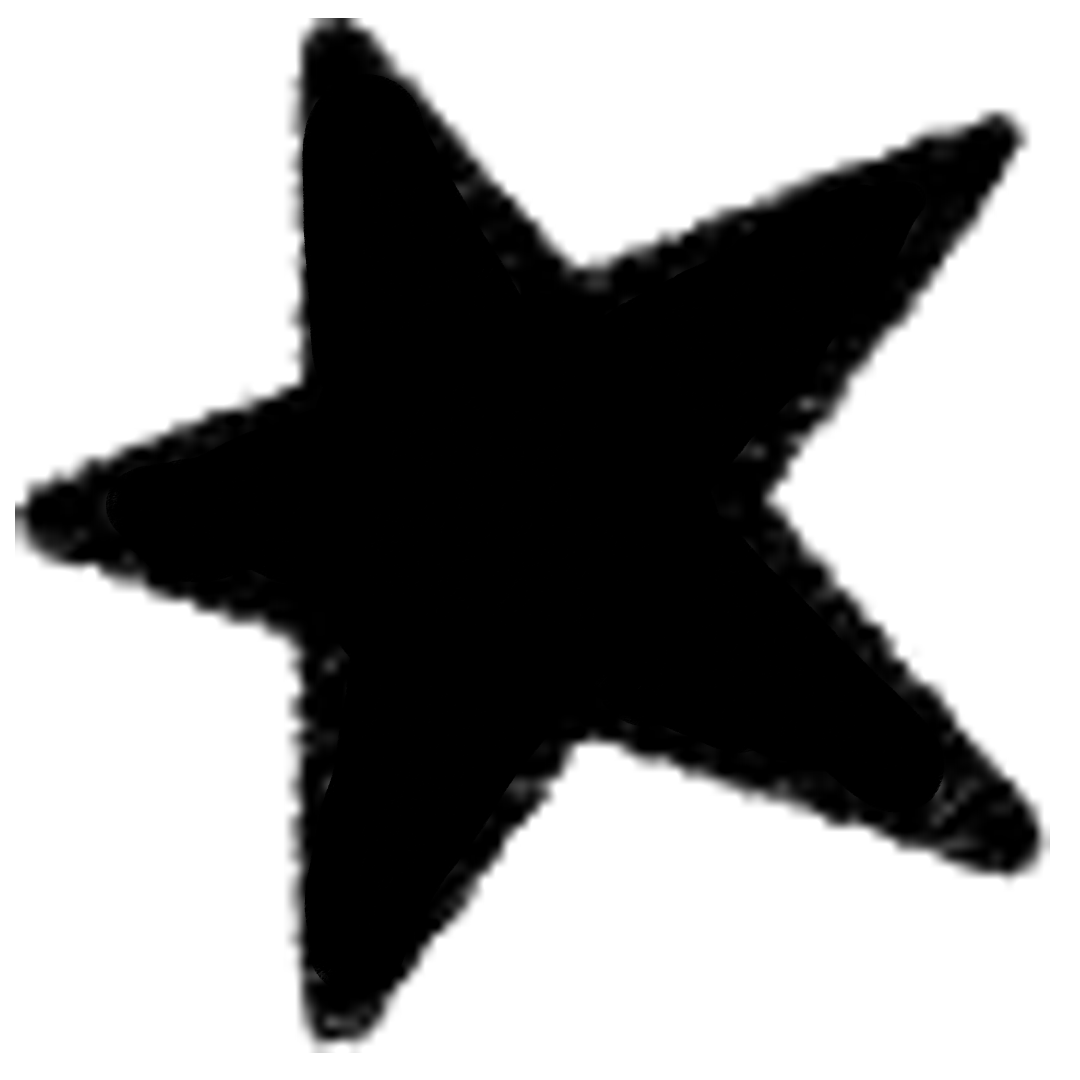
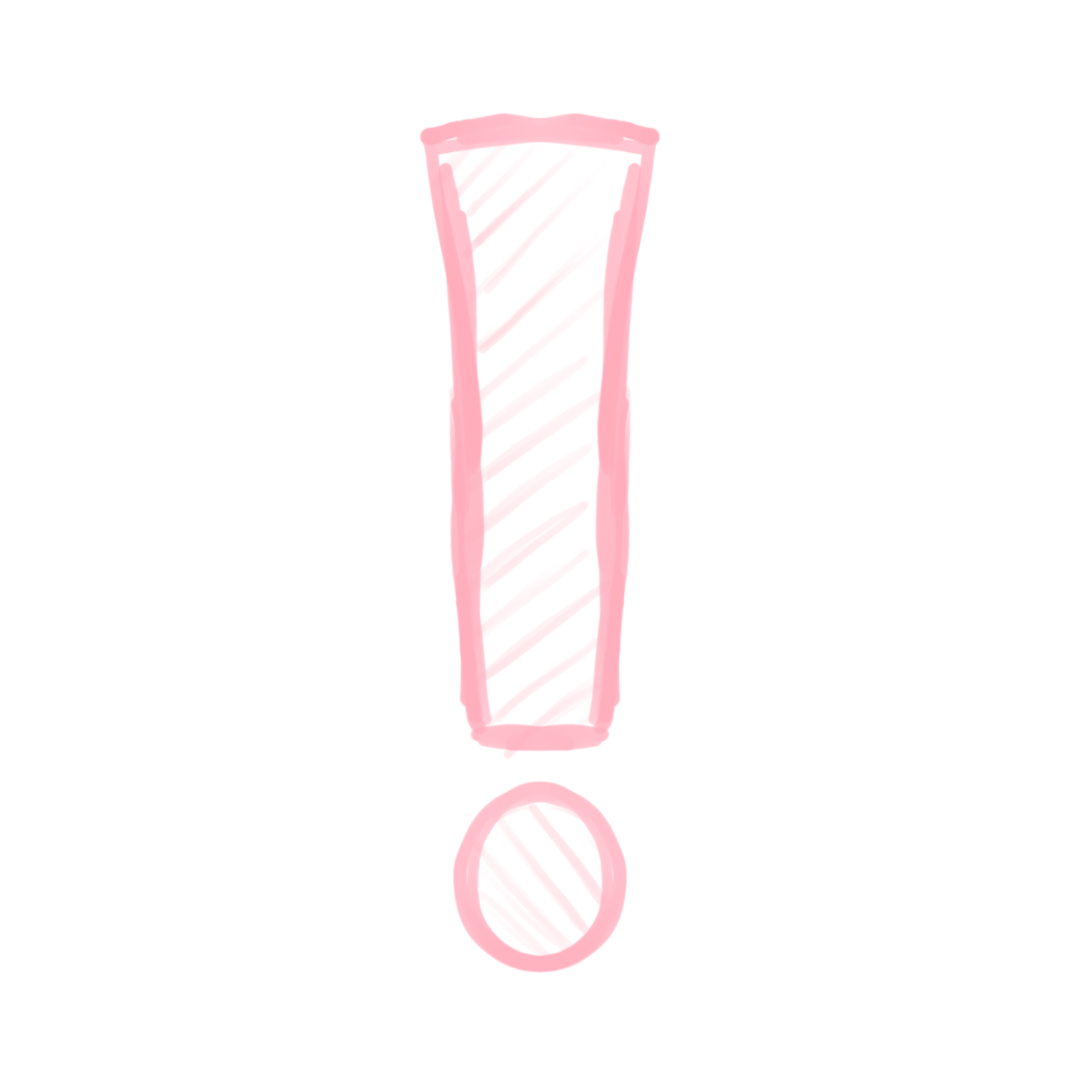
Layers edited between the first and the second 1080px x 1080px image:
hid "Paint Layer 20", painted on it over [15,18,1050,1053]
added layer "Paint Layer 31" above "Paint Layer 30" over [384,64,704,1024]
